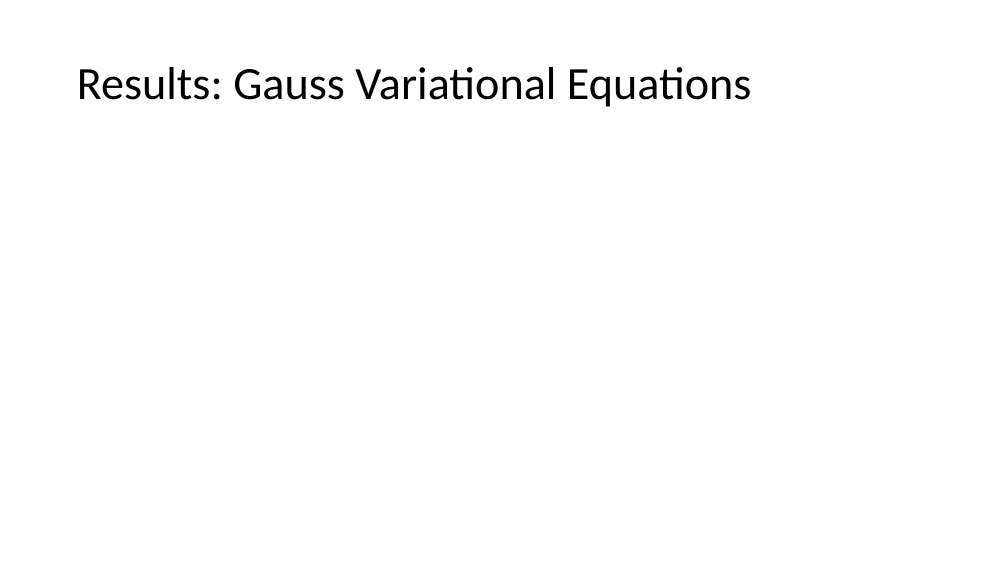
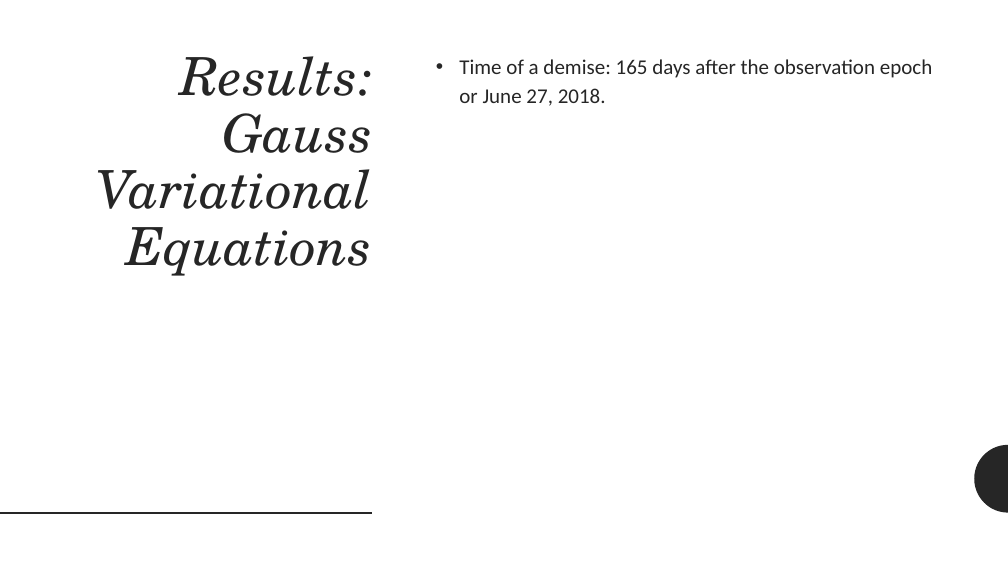
Before and after one commit to gankoji/ame557-proj2, a slide deck: slide 8 of Presentation_Slides/AME 557 Project 2 Outline.pptx (slide 7 before the commit). Drawn at 1008x567 pixels with LibreOffice and Linux fonts; fonts in the diff are those of the drawing. Boxes give left, top, right and bottom in pixels: in the first picture for what was removed or moved away, otherwise in the second. Text is boxed around its words. In the diff, an @@ line names an element or a change of style, - is before the commit and + after.

```diff
--- a/Presentation_Slides/AME 557 Project 2 Outline.pptx
+++ b/Presentation_Slides/AME 557 Project 2 Outline.pptx
@@ title "Results: Gauss Variational Equations": place and size @@
-title "Results: Gauss Variational Equations" at box(77, 67, 751, 107)
+title "Results: Gauss Variational Equations" at box(96, 56, 373, 276)
@@ title "Results: Gauss Variational Equations" at box(96, 56, 373, 276): size 44 to 50 pt, font Calibri to TeX Gyre Schola, text colour #000000 to #262626, italic on; alignment left to right; vertical alignment middle to top @@
@@ text added at box(459, 59, 932, 106), 20 pt, text #262626 @@
+• Time of a demise: 165 days after the observation epoch or June 27, 2018.
@@ freeform shape added at box(975, 445, 1008, 513), fill #262626 @@
@@ line added from (0, 513) to (372, 513), #262626 2 pt @@
```
Also in this commit, not shown: 6 other slides changed, 3 slides added, 1 slide removed.
